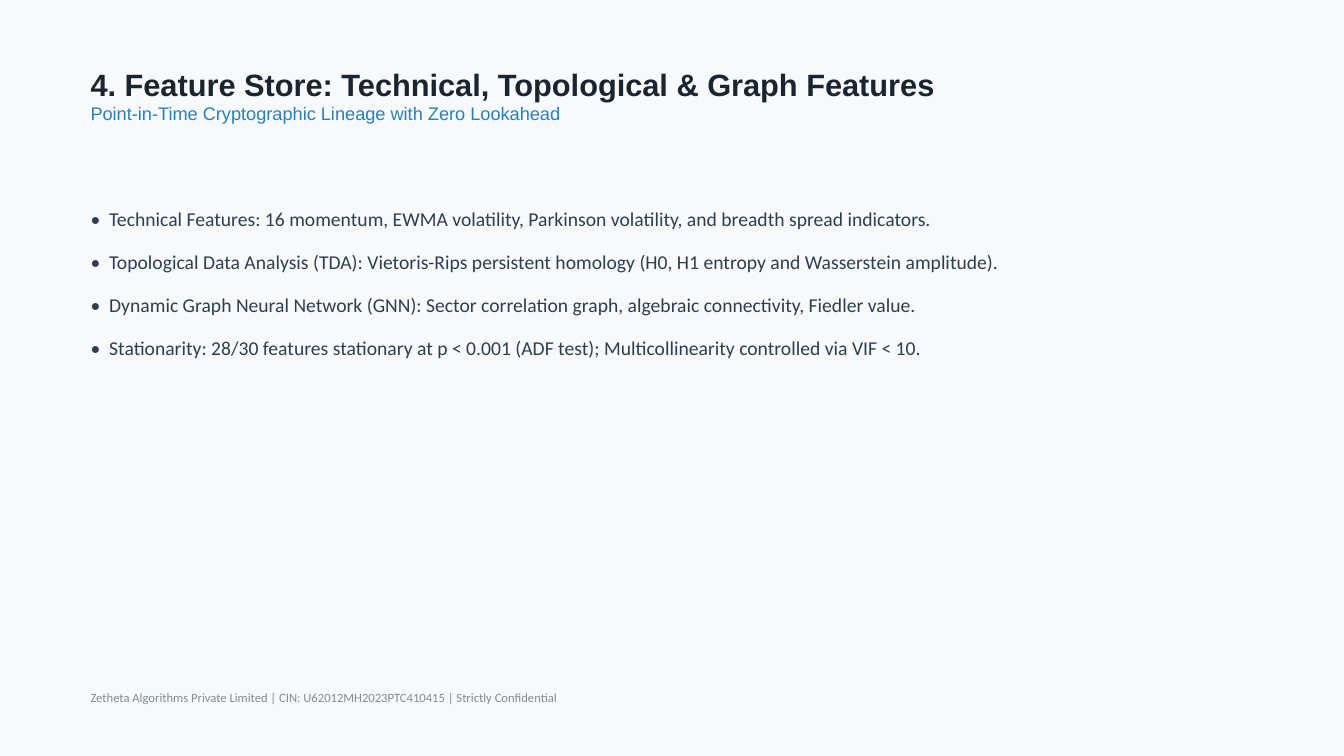
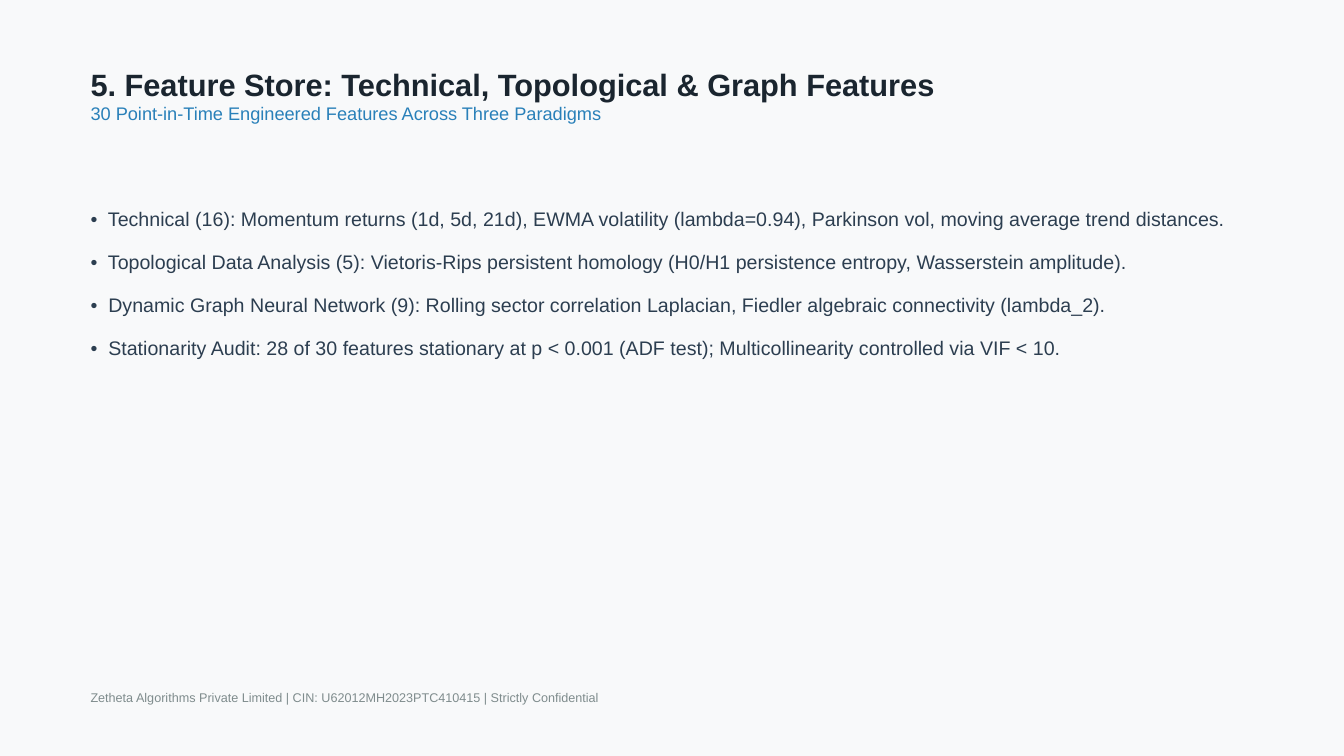
Before and after one commit to D12rocks/493561A-bayesian-regime-detection-engine, a slide deck: slide 5 of reports/final/FINAL_PRESENTATION.pptx. Drawn at 1344x756 pixels with LibreOffice and Linux fonts; fonts in the diff are those of the drawing. Boxes give left, top, right and bottom in pixels: in the first picture for what was removed or moved away, otherwise in the second. Text is boxed around its words. In the diff, an @@ line names an element or a change of style, - is before the commit and + after.

```diff
--- a/reports/final/FINAL_PRESENTATION.pptx
+++ b/reports/final/FINAL_PRESENTATION.pptx
@@ text at bbox=[91, 73, 934, 124]: text changed; size 22 to 13 pt; text colour #1A252F to #2980B9; bold off @@
-4. Feature Store: Technical, Topological & Graph Features
-Point-in-Time Cryptographic Lineage with Zero Lookahead
+5. Feature Store: Technical, Topological & Graph Features
+30 Point-in-Time Engineered Features Across Three Paradigms
@@ text at bbox=[108, 211, 1224, 359]: text changed; font Calibri to Arial @@
-• Technical Features: 16 momentum, EWMA volatility, Parkinson volatility, and breadth spread indicators.
-• Topological Data Analysis (TDA): Vietoris-Rips persistent homology (H0, H1 entropy and Wasserstein amplitude).
-• Dynamic Graph Neural Network (GNN): Sector correlation graph, algebraic connectivity, Fiedler value.
-• Stationarity: 28/30 features stationary at p < 0.001 (ADF test); Multicollinearity controlled via VIF < 10.
+• Technical (16): Momentum returns (1d, 5d, 21d), EWMA volatility (lambda=0.94), Parkinson vol, moving average trend distances.
+• Topological Data Analysis (5): Vietoris-Rips persistent homology (H0/H1 persistence entropy, Wasserstein amplitude).
+• Dynamic Graph Neural Network (9): Rolling sector correlation Laplacian, Fiedler algebraic connectivity (lambda_2).
+• Stationarity Audit: 28 of 30 features stationary at p < 0.001 (ADF test); Multicollinearity controlled via VIF < 10.
@@ text "Zetheta Algorithms Private Limited | ..." at bbox=[91, 693, 599, 705]: font Calibri to Arial @@
```
Also in this commit, not shown: 8 other slides changed, 9 slides added, 10 slides removed, 16 other files.
